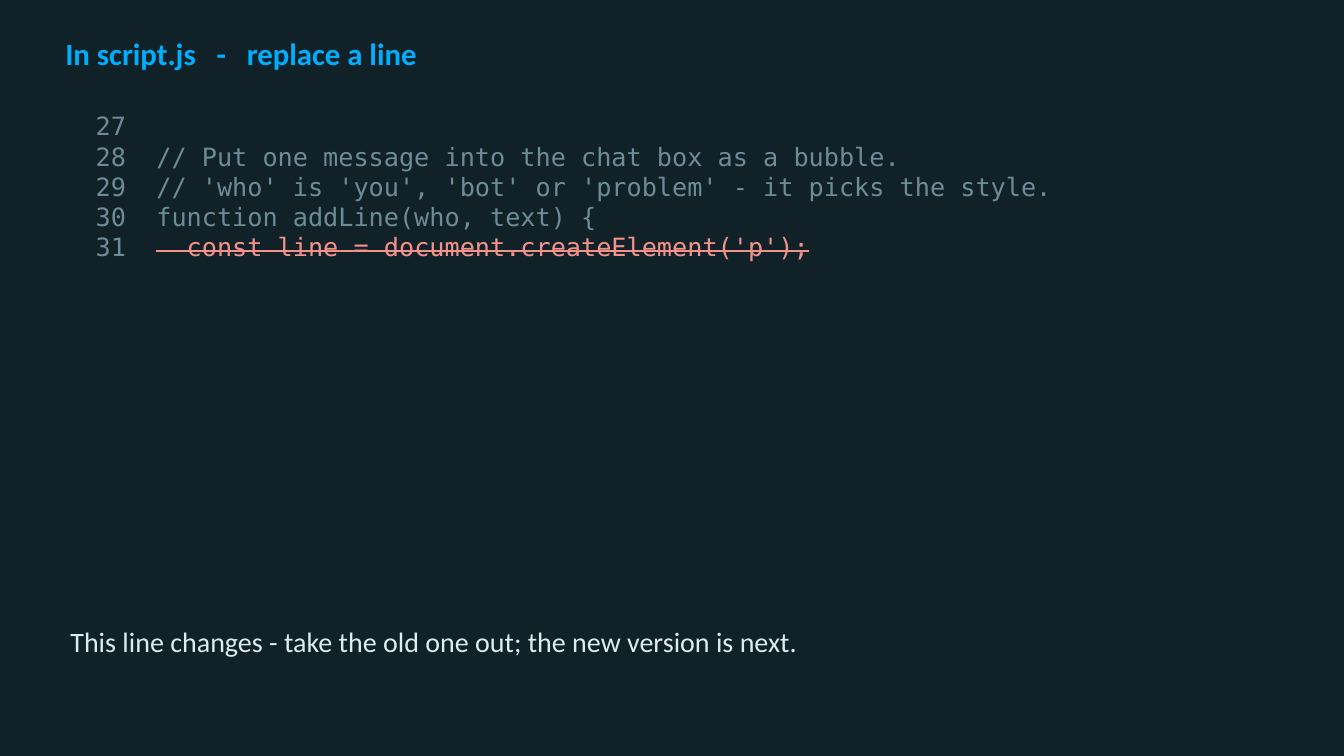
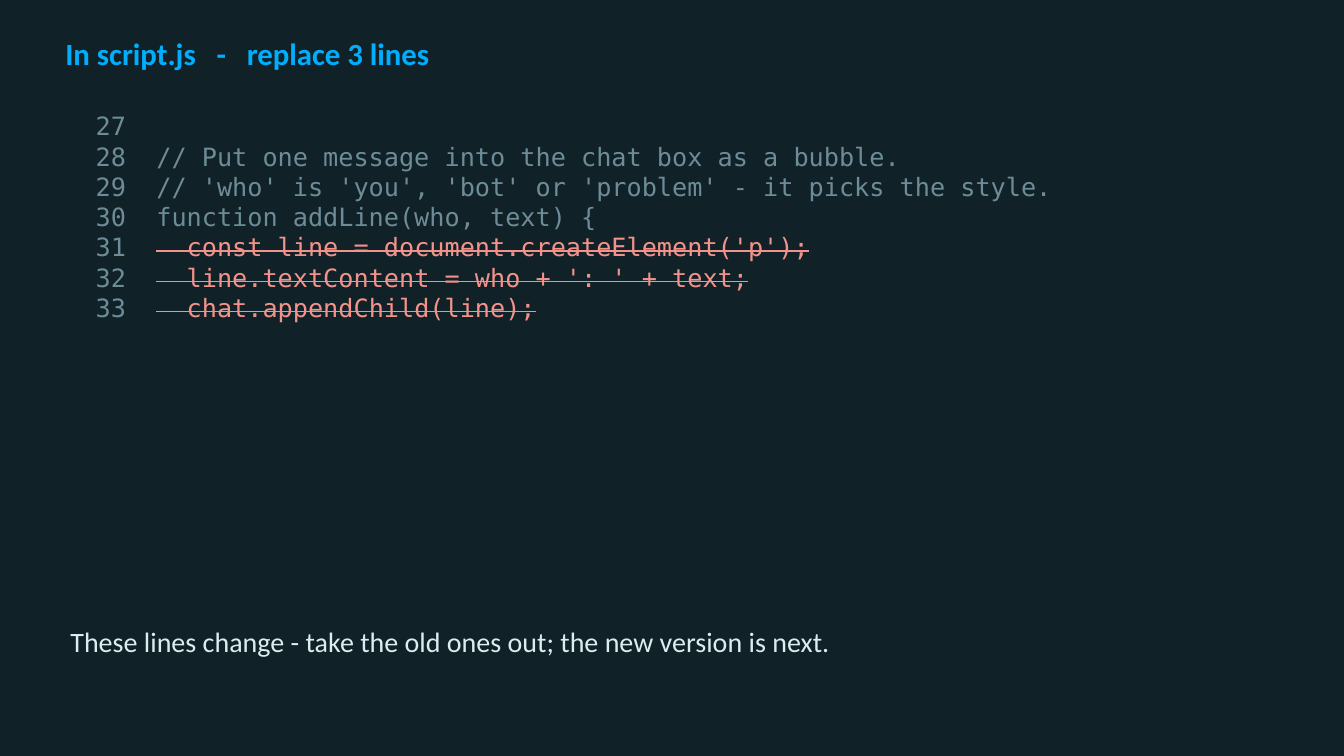
Before and after one commit to utgapps/utgapps.github.io, a slide deck: slide 40 of ai101/slides/week-07.pptx (slide 46 before the commit). Drawn at 1344x756 pixels with LibreOffice and Linux fonts; fonts in the diff are those of the drawing. Boxes give left, top, right and bottom in pixels: in the first picture for what was removed or moved away, otherwise in the second. Text is boxed around its words. In the diff, an @@ line names an element or a change of style, - is before the commit and + after.

```diff
--- a/ai101/slides/week-07.pptx
+++ b/ai101/slides/week-07.pptx
@@ text at <box>65,43,429,70</box>: text changed @@
-In script.js - replace a line
+In script.js - replace 3 lines
@@ text at <box>187,267,748,323</box>: paragraphs added @@
+32 line.textContent = who + ': ' + text;
+33 chat.appendChild(line);
@@ text at <box>70,632,829,657</box>: text changed @@
-This line changes - take the old one out; the new version is next.
+These lines change - take the old ones out; the new version is next.
```
Also in this commit, not shown: 3 other slides changed, 8 slides removed, 21 other files.
